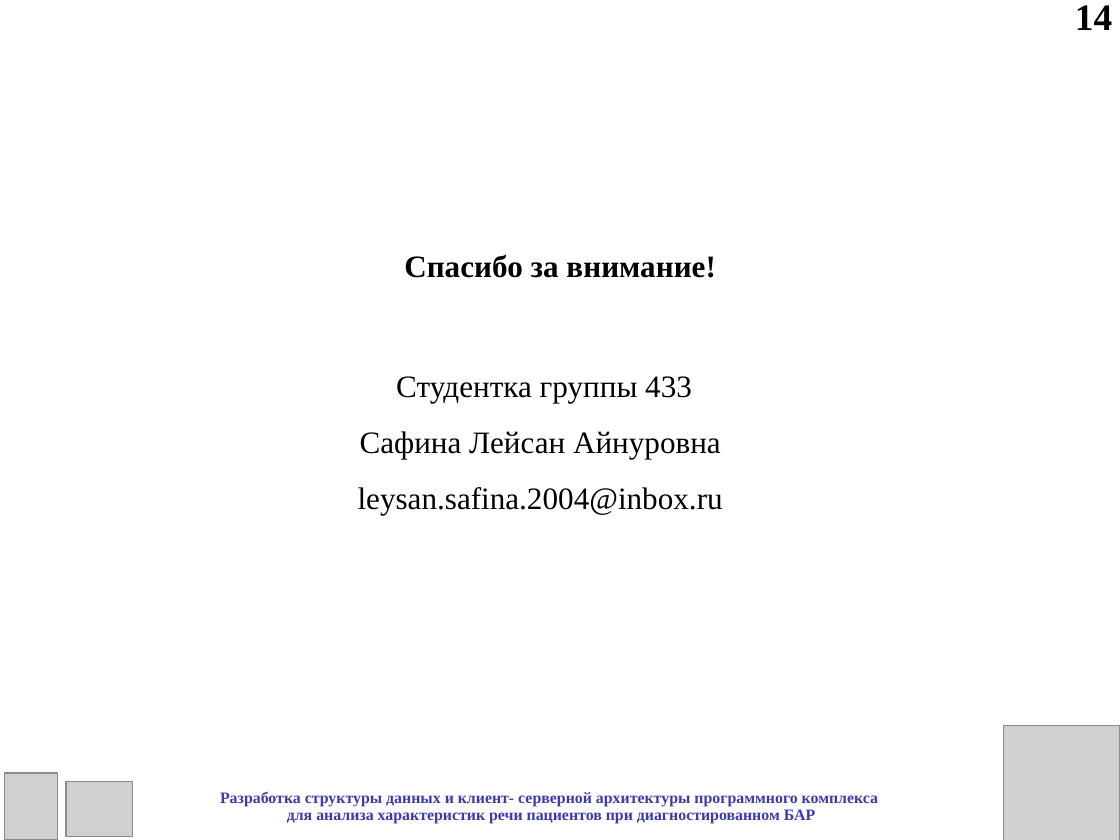
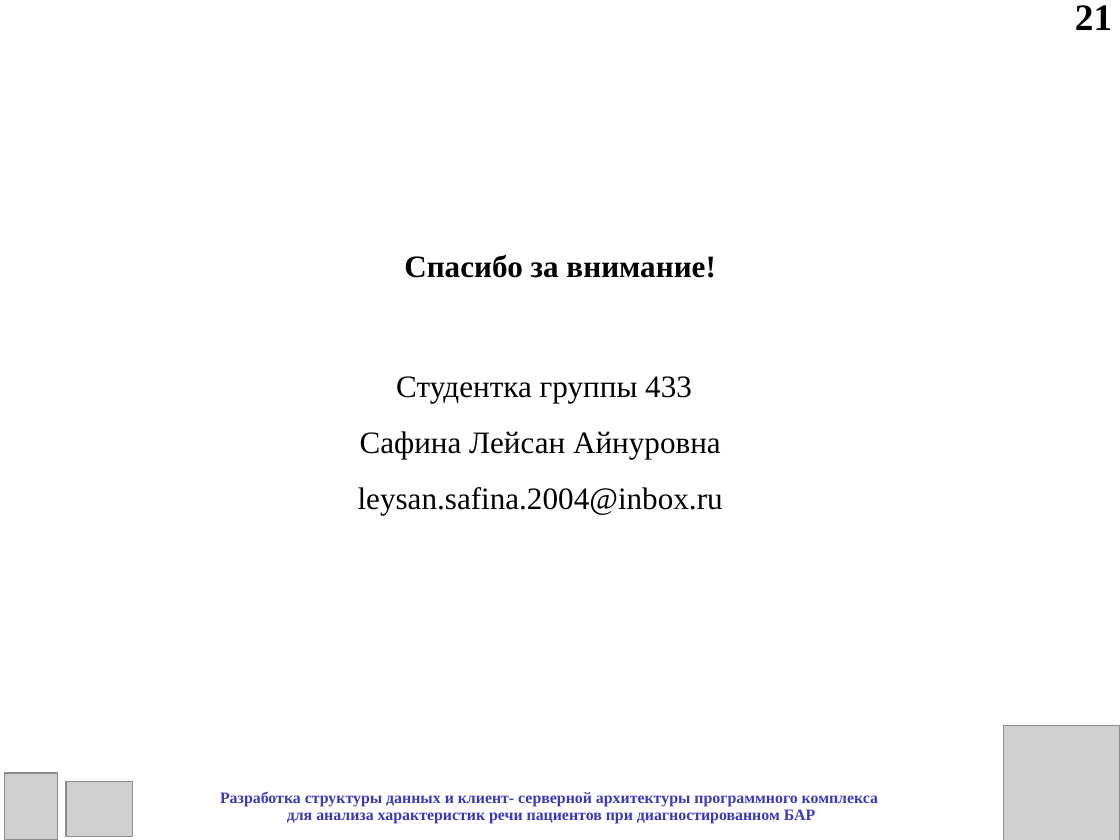
Before and after one commit to leysanSafina/BiomarkerAnalysis, a slide deck: slide 21 of Мониторинг биполярного расстройства/Практика/Сафина_практика_презентация.ppt (slide 14 before the commit). Drawn at 1120x840 pixels with LibreOffice and Linux fonts; fonts in the diff are those of the drawing; grey boxes stand for pictures. Boxes give left, top, right and bottom in pixels: in the first picture for what was removed or moved away, otherwise in the second. Text is boxed around its words. In the diff, an @@ line names an element or a change of style, - is before the commit and + after.

```diff
--- a/Мониторинг биполярного расстройства/Практика/Сафина_практика_презентация.ppt
+++ b/Мониторинг биполярного расстройства/Практика/Сафина_практика_презентация.ppt
@@ text at [1075, 5, 1112, 30]: text changed @@
-14
+21
```
Also in this commit, not shown: 12 other slides changed, 7 slides added, 8 other files.
